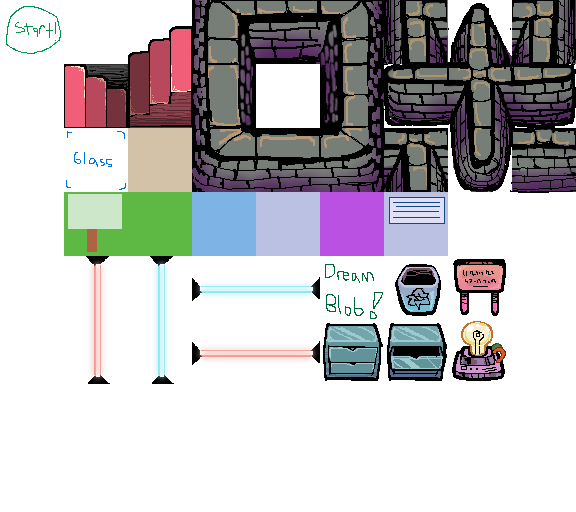
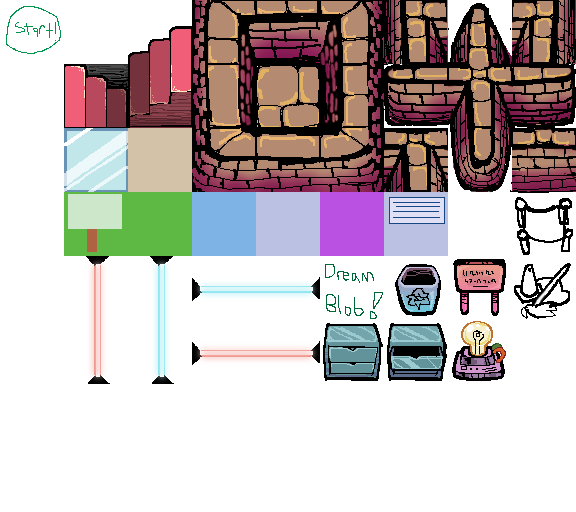
Before/after of a w=576, h=512 layered artwork. What changed in the layer stack:
removed layer "glass" over [66, 131, 126, 190]
added group "glass" with 4 layers above "Layer 30" over [64, 128, 128, 192]
added layer "Layer 34" in group "glass" over [64, 128, 93, 146]
added layer "Layer 33" (70%) in group "glass" over [64, 131, 128, 192]
added layer "Layer 31" in group "glass" over [64, 128, 128, 192]
added layer "Layer 32" (61%) in group "glass" over [64, 128, 128, 192]
added layer "Layer 30" above "Layer 29" over [514, 263, 571, 319]
added layer "Layer 29" above "Brightness/Contrast 1" over [515, 197, 573, 255]
added group "floor" with 11 layers above "Layer 1" over [192, 0, 576, 247]
moved "floor cross" into group "floor" over [343, 0, 576, 247]
moved "floor donut" into group "floor" over [192, 0, 435, 192]
painted on "Layer 25" over [256, 64, 321, 128]
painted on "Layer 24" over [256, 63, 322, 128]
